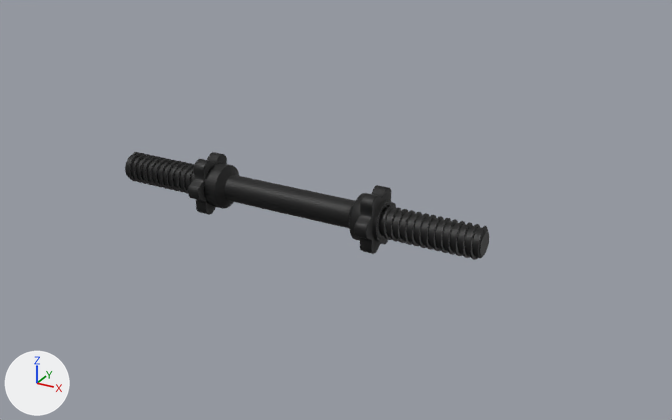
What one commit did to the FBX model Assets/Dumbell Assets/dumbbell_bar_s.fbx.
Before and after are seen from a 50 mm camera at (0.233, -0.376, 0.188) aimed at (0.021, 0.009, -0.004). The axes (+X, +Y, +Z) are drawn at lower left. The lights are the same throughout.

The first picture shows 'Dumbbell_Part_01', 'Dumbbell_Part_04', 'Dumbbell_Part_04__1_'.
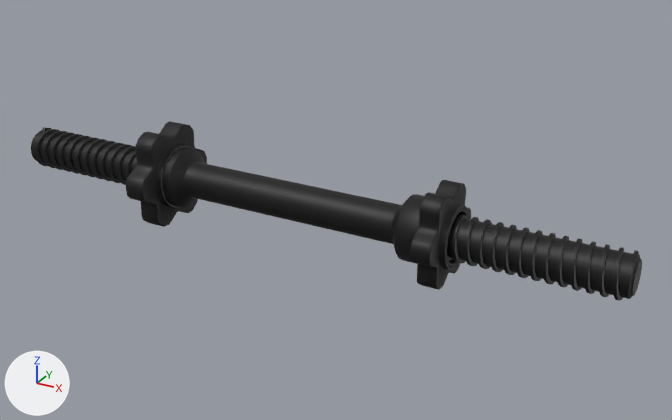
ob_dumbbell is not drawn itself; it is the parent of ob_dumbbell_part_04, ob_dumbbell_part_04__1, ob_dumbbell_part_01.

Boxes [x1, y1, x2, y2] around the edits, measured in the pictures (672 x 420 px; the box of a moved part takes in the faces that stretch with it):
'Dumbbell_Part_01', rescaled (68% wider, 60% taller): before [125, 152, 489, 260]; after [31, 128, 642, 301]
'Dumbbell_Part_04', rescaled, moved (44% wider, 59% taller): before [354, 185, 396, 254]; after [410, 180, 471, 290]
'Dumbbell_Part_04__1_', rescaled, moved: before [188, 152, 227, 215]; after [126, 121, 207, 227]
part 1 of me_scene_003, moved or reshaped: before [188, 152, 396, 254]; after [126, 121, 471, 290]

The change in detail:
me_scene_003 has 1334 vertices, 2668 faces and spans x -1.54..1.52, y -8.98..-7.93, z -1.68..1.67.
me_scene_003 is used by ob_dumbbell_part_04; parent ob_dumbbell; location (13.27, 0.0, 0.0); rotation (0.0, 0.0, -1.571), in degrees (0, 0, -90).
me_scene_003 part 1: the whole mesh is scaled about its middle by 1.76, then moved by (0.01, 3.1, 0.01).
Object 'Dumbbell_Part_04' (ob_dumbbell_part_04) moves from (13.27, 0.0, 0.0) to (12.86, 0.0, 0.0).
Object 'Dumbbell_Part_04' (ob_dumbbell_part_04) is rescaled from (1.0, 1.0, 1.0) to (0.866, 0.866, 0.866).
Object 'Dumbbell' (ob_dumbbell) is rescaled from (0.01, 0.01, 0.01) to (0.0101, 0.0101, 0.0101).
Object 'Dumbbell_Part_04__1_' (ob_dumbbell_part_04__1) moves from (-13.48, 0.0, 0.0) to (-13.06, 0.0, 0.0).
Object 'Dumbbell_Part_04__1_' (ob_dumbbell_part_04__1) is rescaled from (1.0, 1.0, 1.0) to (0.969, 0.969, 0.969).
Object 'Dumbbell_Part_01' (ob_dumbbell_part_01) is rescaled from (0.608, 0.608, 0.608) to (0.999, 0.826, 0.826).
